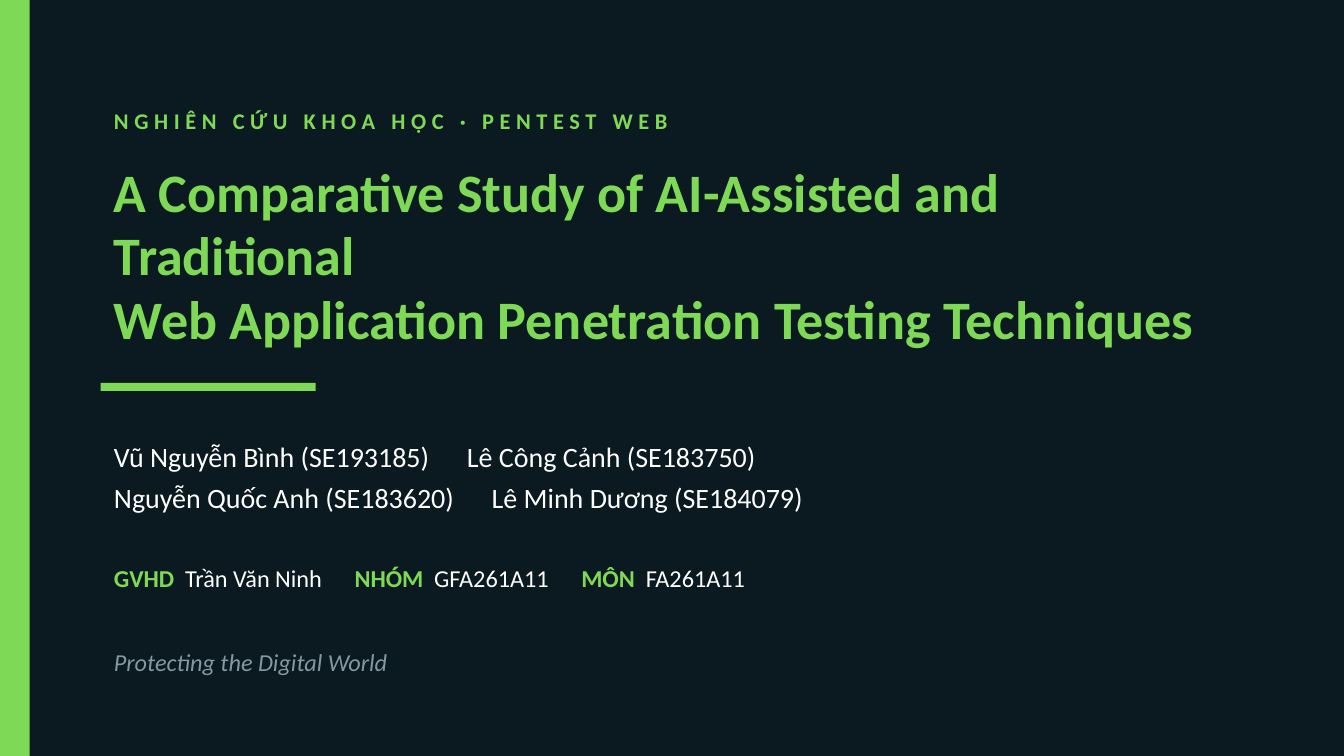
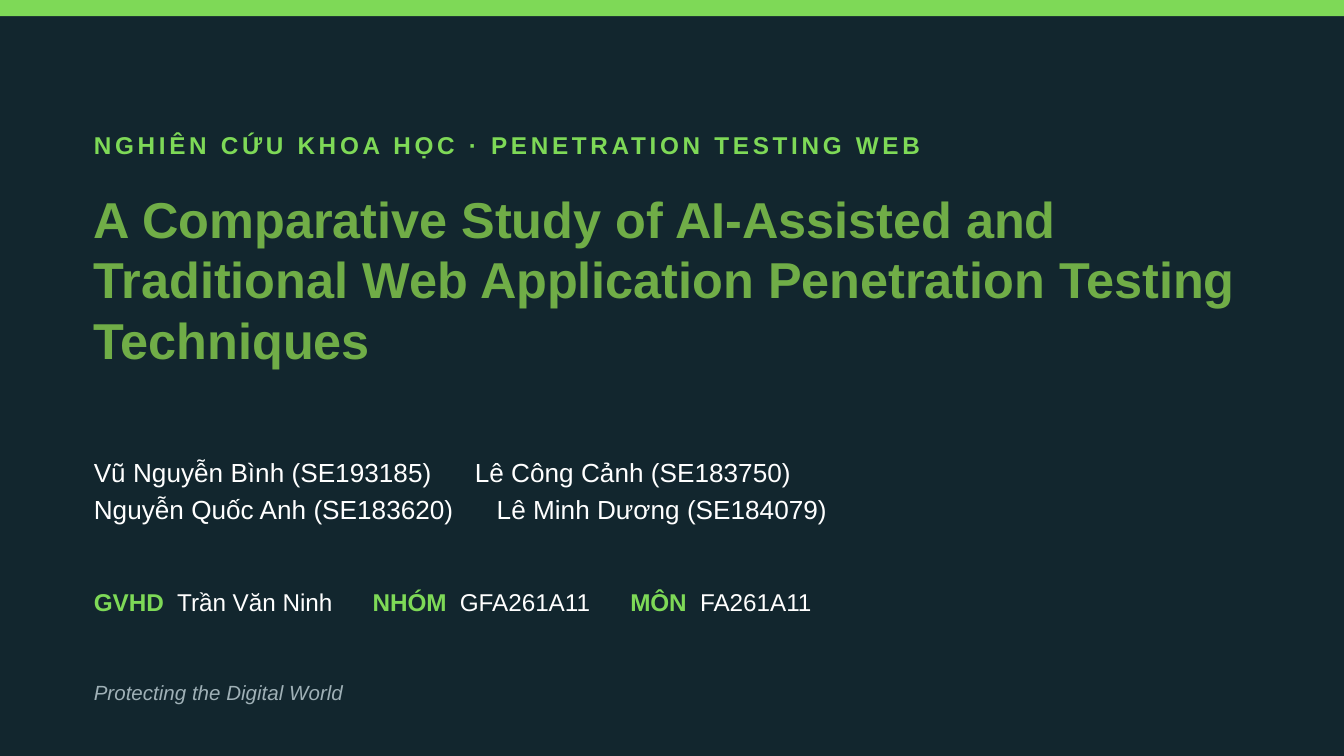
Before and after one commit to VuNguyenBinh/KLTN-FA26, a slide deck: slide 1 of Slide/KTLN_slide.pptx. Drawn at 1344x756 pixels with LibreOffice and Linux fonts; fonts in the diff are those of the drawing. Boxes give left, top, right and bottom in pixels: in the first picture for what was removed or moved away, otherwise in the second. Text is boxed around its words. In the diff, an @@ line names an element or a change of style, - is before the commit and + after.

```diff
--- a/Slide/KTLN_slide.pptx
+++ b/Slide/KTLN_slide.pptx
@@ background #0B1A20 to #12262E @@
@@ rectangle: place and size @@
-rectangle at <box>0,0,30,756</box>
+rectangle at <box>0,0,1344,16</box>
@@ text at <box>114,111,668,133</box>: text changed; size 12 to 13 pt; font Calibri to Arial @@
-NGHIÊN CỨU KHOA HỌC · PENTEST WEB
+NGHIÊN CỨU KHOA HỌC · PENETRATION TESTING WEB
@@ text at <box>94,201,1234,369</box>: text changed; size 29 to 27 pt; font Calibri to Arial; text colour #7ED957 to #70AD47 @@
-A Comparative Study of AI-Assisted and Traditional
-Web Application Penetration Testing Techniques
+A Comparative Study of AI-Assisted and Traditional Web Application Penetration Testing Techniques
@@ rectangle removed at <box>101,383,316,391</box> @@
@@ text at <box>94,460,827,525</box>: text changed; size 15 to 14 pt; font Calibri to Arial @@
-Vũ Nguyễn Bình (SE193185) Lê Công Cảnh (SE183750)
-Nguyễn Quốc Anh (SE183620) Lê Minh Dương (SE184079)
+Vũ Nguyễn Bình (SE193185) Lê Công Cảnh (SE183750)
+Nguyễn Quốc Anh (SE183620) Lê Minh Dương (SE184079)
@@ text "GVHD Trần Văn Ninh NHÓM ...": place and size @@
-text "GVHD Trần Văn Ninh NHÓM ..." at <box>114,567,745,587</box>
+text "GVHD Trần Văn Ninh NHÓM ..." at <box>94,591,811,612</box>
@@ text "GVHD Trần Văn Ninh NHÓM ..." at <box>94,591,811,612</box>: font Calibri to Arial @@
@@ text "Protecting the Digital World": place and size @@
-text "Protecting the Digital World" at <box>114,654,387,675</box>
+text "Protecting the Digital World" at <box>94,685,343,704</box>
@@ text "Protecting the Digital World" at <box>94,685,343,704</box>: size 13 to 11 pt, font Calibri to Arial, text colour #8498A2 to #9FB0B6 @@
```
Also in this commit, not shown: 6 other slides changed, 14 slides added, 10 slides removed.
